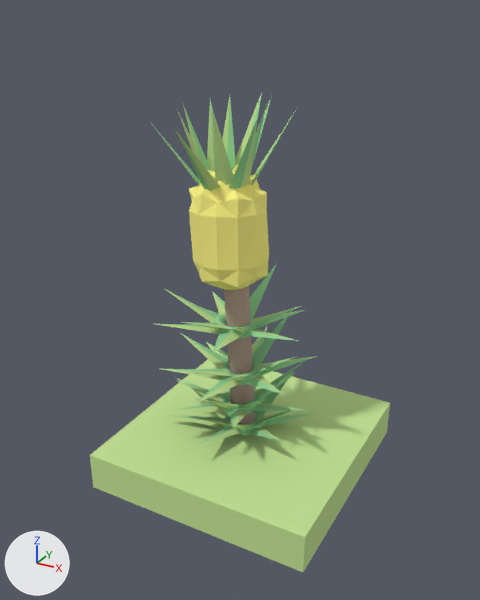
Renders of the FBX model Assets/Resources/FarmAR Assets/Prefabs/model 4.fbx from each side of a commit.
The view is the same before and after, from a camera (50 mm lens) standing at (0.798, -0.934, 2.33) and looking at (0.232, 0.097, 1.814). The lights are fixed; the arrows at lower left show +X, +Y and +Z. Where no turn or scale is listed for an object, it has been applied to the vertices.
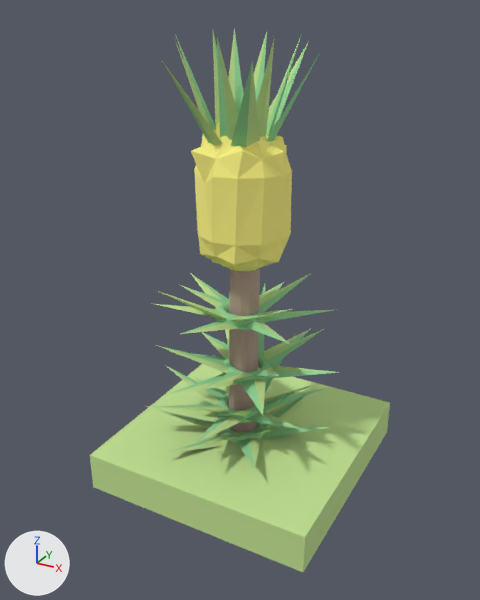
The newer file is also turned or shifted as a whole; pictures and numbers use the older file's frame.

What differs and where, as boxes (x1, y1, x2, y2) in the pictures (480 x 600 px):
'mesh_364862340', added (yellow)
    after: (191, 123, 292, 271)
'mesh_1593197703', deleted (yellow)
    before: (189, 164, 269, 290)
'mesh_306667897', added (green)
    after: (161, 28, 322, 147)
'mesh_6488511', deleted (green)
    before: (150, 92, 296, 191)
'mesh_196035095', added (green)
    after: (156, 284, 338, 416)
'mesh_189860142', added
    after: (229, 268, 260, 432)
'mesh_1230321227', added (green)
    after: (151, 273, 339, 344)
'mesh_1284608804', added (green)
    after: (145, 335, 325, 444)
'mesh_583635109', deleted (green)
    before: (162, 307, 316, 404)
'mesh_393528171', deleted (green)
    before: (156, 263, 304, 353)
'mesh_83725588', deleted
    before: (224, 286, 255, 424)
'mesh_54458820', added (green)
    after: (156, 389, 331, 468)
'mesh_1130820057', deleted (green)
    before: (168, 360, 306, 428)
'mesh_1129114671', deleted (green)
    before: (167, 371, 314, 446)

Patch to the scene script:
```diff
--- a/Assets/Resources/FarmAR Assets/Prefabs/model 4.fbx.py
+++ b/Assets/Resources/FarmAR Assets/Prefabs/model 4.fbx.py
@@ ob_mesh_1130820057 @@
-ob_mesh_1130820057 = bpy.data.objects.new('mesh_1130820057', me_mesh_001)
@@ ob_mesh_1129114671 @@
-ob_mesh_1129114671 = bpy.data.objects.new('mesh_1129114671', me_mesh_002)
@@ ob_mesh_6488511 @@
-ob_mesh_6488511 = bpy.data.objects.new('mesh_6488511', me_mesh_006)
@@ ob_mesh_1593197703 @@
-ob_mesh_1593197703 = bpy.data.objects.new('mesh_1593197703', me_mesh_004)
@@ ob_mesh_83725588 @@
-ob_mesh_83725588 = bpy.data.objects.new('mesh_83725588', me_mesh_003)
@@ ob_mesh_393528171 @@
-ob_mesh_393528171 = bpy.data.objects.new('mesh_393528171', me_mesh_005)
@@ ob_mesh_583635109 @@
-ob_mesh_583635109 = bpy.data.objects.new('mesh_583635109', me_mesh_007)
@@ ob_mesh_1230321227 @@
+ob_mesh_1230321227 = bpy.data.objects.new('mesh_1230321227', me_mesh_005_1)  # 144 vertices, 191 faces; spans x -0.069..0.274, y -0.373..0.013, z 0.569..0.689; in mat_material_9___27088 (green #c3e393), mat_material_10___27088_007 (green #94d898)
+ob_mesh_1230321227.location = (0.124, 0.285, 1.188)
@@ ob_mesh_189860142 @@
+ob_mesh_189860142 = bpy.data.objects.new('mesh_189860142', me_mesh_003_1)  # 24 vertices, 14 faces; spans x 0.073..0.137, y -0.196..-0.136, z 0.314..0.81; in mat_material_20___27088_003 (beige #b79c91)
+ob_mesh_189860142.location = (0.124, 0.285, 1.188)
@@ ob_mesh_364862340 @@
+ob_mesh_364862340 = bpy.data.objects.new('mesh_364862340', me_mesh_004_1)  # 98 vertices, 183 faces; spans x 0.017..0.195, y -0.265..-0.09, z 0.688..0.97; in mat_material_12___27088_004 (yellow #fff684)
+ob_mesh_364862340.location = (0.124, 0.285, 1.188)
@@ ob_mesh_196035095 @@
+ob_mesh_196035095 = bpy.data.objects.new('mesh_196035095', me_mesh_007_1)  # 144 vertices, 191 faces; spans x -0.059..0.305, y -0.355..0.006, z 0.454..0.59; in mat_material_9___27088_007 (green #c3e393), mat_material_10___27088_005 (green #94d898)
+ob_mesh_196035095.location = (0.124, 0.285, 1.188)
@@ ob_mesh_54458820 @@
+ob_mesh_54458820 = bpy.data.objects.new('mesh_54458820', me_mesh_002_1)  # 144 vertices, 191 faces; spans x -0.068..0.293, y -0.35..0.014, z 0.298..0.41; in mat_material_9___27088_006 (green #c3e393), mat_material_10___27088_006 (green #94d898)
+ob_mesh_54458820.location = (0.124, 0.285, 1.188)
@@ ob_mesh_1284608804 @@
+ob_mesh_1284608804 = bpy.data.objects.new('mesh_1284608804', me_mesh_001_1)  # 144 vertices, 191 faces; spans x -0.086..0.273, y -0.371..0.009, z 0.359..0.482; in mat_material_9___27088_002 (green #c3e393), mat_material_10___27088_002 (green #94d898)
+ob_mesh_1284608804.location = (0.124, 0.285, 1.188)
@@ ob_mesh_306667897 @@
+ob_mesh_306667897 = bpy.data.objects.new('mesh_306667897', me_mesh_006_1)  # 144 vertices, 191 faces; spans x -0.044..0.243, y -0.322..-0.03, z 0.905..1.111; in mat_material_9___27088_001 (green #c3e393), mat_material_10___27088_001 (green #94d898)
+ob_mesh_306667897.location = (0.124, 0.285, 1.188)
```
